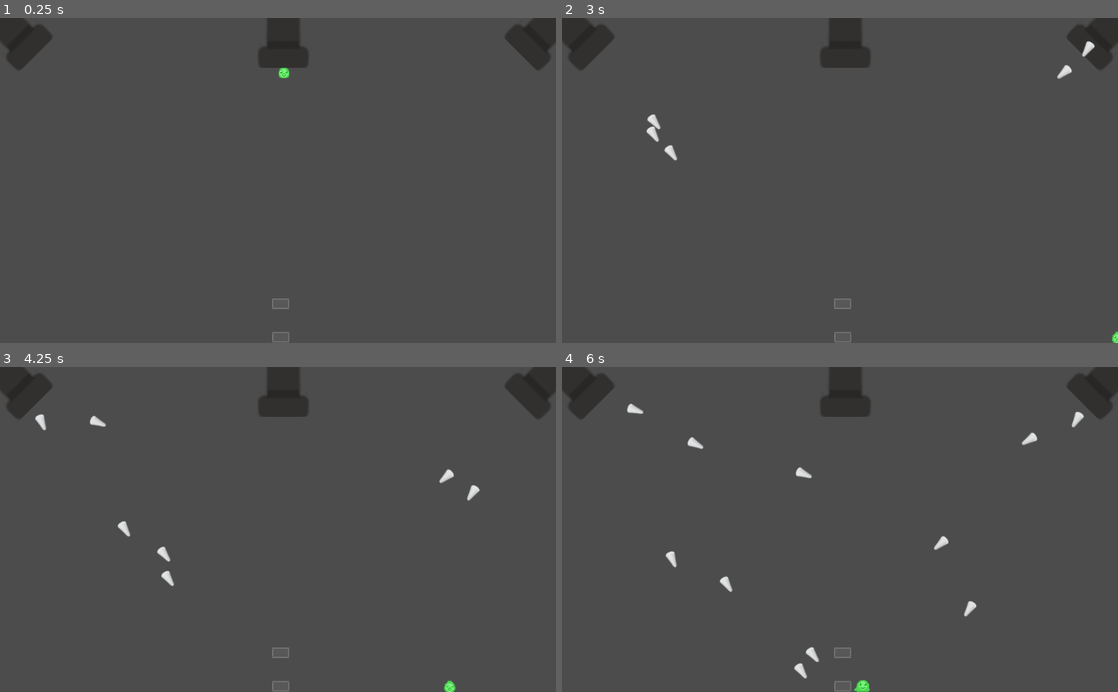
Above: before the commit, frames 1-4 (two rows, left to right).
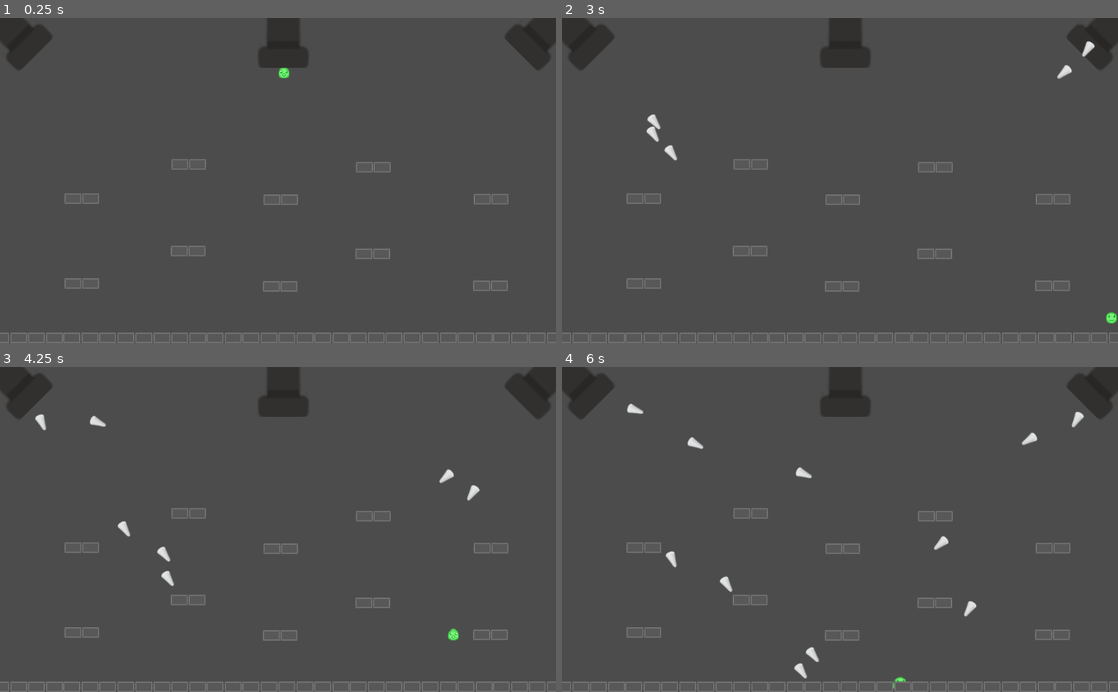
Above: after the commit, the same moments.

Repository: Aasherknight/Slimy
Game: Godot game, scene res://main.tscn
Two runs of this game, one before a commit and one after it. Both use one fixed random seed, a clock stepped at 60 frames per second and the inputs below.
Inputs:
- Up to frame 1 (0.25 s): no input
- Up to frame 2 (3 s): hold Right (ui_right) 0.53-1.28 s; hold Down (ui_down) 1.28-2.03 s; hold Right (ui_right) 2.03-2.78 s; hold Up (ui_up) from 2.78 s (still down)
- Up to frame 3 (4.25 s): release Up (ui_up) at 3.53 s; hold Left (ui_left) from 3.53 s (still down)
- Up to frame 4 (6 s): release Left (ui_left) at 5.03 s; hold Down (ui_down) 5.03-5.78 s; hold Right (ui_right) from 5.78 s (still down)

The runs differ from the first frame. In frame 1, 1.6% of the frame differs, in the area x 0-100%, y 43-100%; in frame 2, 1.7%; in frame 3, 1.7%; in frame 4, 1.7%.

Commit message:
platforming area
enables basic movement around the arena

Diff:
--- a/main.gd
+++ b/main.gd
@@ -28,9 +28,6 @@
 		$Player.respawn()
 
 func new_game():
-	$Platform1.make_static()
-	$Platform2.make_static()
-	$Platform2.scale.x = 10
 	lives = 3
 	score = 0
 	$Player.start($startPosition.position)
--- a/main.tscn
+++ b/main.tscn
@@ -7,97 +7,316 @@
 [ext_resource path="res://platform.tscn" type="PackedScene" id=5]
 [ext_resource path="res://platform.gd" type="Script" id=6]
 
-[node name="Node" type="Node" index="0"]
-
+[node name="Node" type="Node"]
 script = ExtResource( 1 )
 __meta__ = {
 "_edit_horizontal_guides_": [  ],
 "_edit_vertical_guides_": [ 1024.41 ]
 }
 Spikes = ExtResource( 2 )
-Platform = null
-
-[node name="mobTimer" type="Timer" parent="." index="0"]
-
-process_mode = 1
+
+[node name="mobTimer" type="Timer" parent="."]
 wait_time = 0.5
-one_shot = false
-autostart = false
-
-[node name="startTimer" type="Timer" parent="." index="1"]
-
-process_mode = 1
+
+[node name="startTimer" type="Timer" parent="."]
 wait_time = 0.5
 one_shot = true
-autostart = false
-
-[node name="scoreTimer" type="Timer" parent="." index="2"]
-
-process_mode = 1
+
+[node name="scoreTimer" type="Timer" parent="."]
 wait_time = 0.25
-one_shot = false
-autostart = false
-
-[node name="startPosition" type="Position2D" parent="." index="3"]
-
+
+[node name="startPosition" type="Position2D" parent="."]
 position = Vector2( 523.552, 70.3864 )
 scale = Vector2( 0.831027, 0.645731 )
-_sections_unfolded = [ "Transform" ]
-
-[node name="Player" parent="." index="4" instance=ExtResource( 3 )]
-
+
+[node name="Player" parent="." instance=ExtResource( 3 )]
 position = Vector2( 522.085, 32.3428 )
 scale = Vector2( 2.40474, 2.40221 )
 
-[node name="Pipe1" type="Position2D" parent="." index="5"]
-
+[node name="Pipe1" type="Position2D" parent="."]
 position = Vector2( 968.573, 58.0559 )
-_sections_unfolded = [ "Transform" ]
-
-[node name="Pipe2" type="Position2D" parent="." index="6"]
-
+
+[node name="Pipe2" type="Position2D" parent="."]
 position = Vector2( 54.7978, 56.4268 )
-_sections_unfolded = [ "Transform" ]
-
-[node name="Sprite" type="Sprite" parent="." index="7"]
-
+
+[node name="Sprite" type="Sprite" parent="."]
 position = Vector2( 992.669, 33.258 )
 rotation = 0.785398
 scale = Vector2( 0.75, 0.75 )
 texture = ExtResource( 4 )
-_sections_unfolded = [ "Offset", "Transform" ]
-
-[node name="Sprite2" type="Sprite" parent="." index="8"]
-
+
+[node name="Sprite2" type="Sprite" parent="."]
 position = Vector2( 521.906, 43.9553 )
 scale = Vector2( 0.75, 0.75 )
 texture = ExtResource( 4 )
-_sections_unfolded = [ "Offset", "Transform" ]
-
-[node name="Sprite3" type="Sprite" parent="." index="9"]
-
+
+[node name="Sprite3" type="Sprite" parent="."]
 position = Vector2( 33.258, 33.258 )
 rotation = -0.785398
 scale = Vector2( 0.75, 0.75 )
 texture = ExtResource( 4 )
-_sections_unfolded = [ "Offset", "Transform" ]
-
-[node name="Platform1" parent="." index="10" instance=ExtResource( 5 )]
-
-position = Vector2( 516.744, 527.535 )
-can_sleep = false
-script = ExtResource( 6 )
-
-[node name="Platform2" parent="." index="11" instance=ExtResource( 5 )]
-
-position = Vector2( 517.158, 589.34 )
+
+[node name="Platform1" parent="." instance=ExtResource( 5 )]
+position = Vector2( 532.295, 495.531 )
+can_sleep = false
+script = ExtResource( 6 )
+
+[node name="Platform50" parent="." instance=ExtResource( 5 )]
+position = Vector2( 919.664, 494.478 )
+can_sleep = false
+script = ExtResource( 6 )
+
+[node name="Platform40" parent="." instance=ExtResource( 5 )]
+position = Vector2( 533.348, 335.531 )
+can_sleep = false
+script = ExtResource( 6 )
+
+[node name="Platform52" parent="." instance=ExtResource( 5 )]
+position = Vector2( 920.716, 334.478 )
+can_sleep = false
+script = ExtResource( 6 )
+
+[node name="Platform48" parent="." instance=ExtResource( 5 )]
+position = Vector2( 167.032, 333.426 )
+can_sleep = false
+script = ExtResource( 6 )
+
+[node name="Platform36" parent="." instance=ExtResource( 5 )]
+position = Vector2( 702.822, 435.531 )
+can_sleep = false
+script = ExtResource( 6 )
+
+[node name="Platform44" parent="." instance=ExtResource( 5 )]
+position = Vector2( 703.874, 275.531 )
+can_sleep = false
+script = ExtResource( 6 )
+
+[node name="Platform38" parent="." instance=ExtResource( 5 )]
+position = Vector2( 362.822, 430.268 )
+can_sleep = false
+script = ExtResource( 6 )
+
+[node name="Platform43" parent="." instance=ExtResource( 5 )]
+position = Vector2( 363.874, 270.268 )
+can_sleep = false
+script = ExtResource( 6 )
+
+[node name="Platform47" parent="." instance=ExtResource( 5 )]
+position = Vector2( 167.032, 490.268 )
+can_sleep = false
+script = ExtResource( 6 )
+
+[node name="Platform4" parent="." instance=ExtResource( 5 )]
+position = Vector2( 499.715, 495.531 )
+can_sleep = false
+script = ExtResource( 6 )
+
+[node name="Platform49" parent="." instance=ExtResource( 5 )]
+position = Vector2( 887.083, 494.478 )
+can_sleep = false
+script = ExtResource( 6 )
+
+[node name="Platform39" parent="." instance=ExtResource( 5 )]
+position = Vector2( 500.768, 335.531 )
+can_sleep = false
+script = ExtResource( 6 )
+
+[node name="Platform51" parent="." instance=ExtResource( 5 )]
+position = Vector2( 888.136, 334.478 )
+can_sleep = false
+script = ExtResource( 6 )
+
+[node name="Platform45" parent="." instance=ExtResource( 5 )]
+position = Vector2( 134.452, 333.426 )
+can_sleep = false
+script = ExtResource( 6 )
+
+[node name="Platform35" parent="." instance=ExtResource( 5 )]
+position = Vector2( 670.241, 435.531 )
+can_sleep = false
+script = ExtResource( 6 )
+
+[node name="Platform41" parent="." instance=ExtResource( 5 )]
+position = Vector2( 671.294, 275.531 )
+can_sleep = false
+script = ExtResource( 6 )
+
+[node name="Platform37" parent="." instance=ExtResource( 5 )]
+position = Vector2( 330.241, 430.268 )
+can_sleep = false
+script = ExtResource( 6 )
+
+[node name="Platform42" parent="." instance=ExtResource( 5 )]
+position = Vector2( 331.294, 270.268 )
+can_sleep = false
+script = ExtResource( 6 )
+
+[node name="Platform46" parent="." instance=ExtResource( 5 )]
+position = Vector2( 134.452, 490.268 )
+can_sleep = false
+script = ExtResource( 6 )
+
+[node name="Platform2" parent="." instance=ExtResource( 5 )]
+position = Vector2( 692.947, 590.393 )
+can_sleep = false
+script = ExtResource( 6 )
+
+[node name="Platform22" parent="." instance=ExtResource( 5 )]
+position = Vector2( 165.662, 590.521 )
+can_sleep = false
+script = ExtResource( 6 )
+
+[node name="Platform11" parent="." instance=ExtResource( 5 )]
+position = Vector2( 956.847, 590.393 )
+can_sleep = false
+script = ExtResource( 6 )
+
+[node name="Platform34" parent="." instance=ExtResource( 5 )]
+position = Vector2( 429.562, 590.521 )
+can_sleep = false
+script = ExtResource( 6 )
+
+[node name="Platform7" parent="." instance=ExtResource( 5 )]
+position = Vector2( 561.812, 590.393 )
+can_sleep = false
+script = ExtResource( 6 )
+
+[node name="Platform30" parent="." instance=ExtResource( 5 )]
+position = Vector2( 34.5264, 590.521 )
+can_sleep = false
+script = ExtResource( 6 )
+
+[node name="Platform15" parent="." instance=ExtResource( 5 )]
+position = Vector2( 825.712, 590.393 )
+can_sleep = false
+script = ExtResource( 6 )
+
+[node name="Platform28" parent="." instance=ExtResource( 5 )]
+position = Vector2( 298.426, 590.521 )
+can_sleep = false
+script = ExtResource( 6 )
+
+[node name="Platform5" parent="." instance=ExtResource( 5 )]
+position = Vector2( 758.922, 590.393 )
+can_sleep = false
+script = ExtResource( 6 )
+
+[node name="Platform29" parent="." instance=ExtResource( 5 )]
+position = Vector2( 231.637, 590.521 )
+can_sleep = false
+script = ExtResource( 6 )
+
+[node name="Platform14" parent="." instance=ExtResource( 5 )]
+position = Vector2( 1022.82, 590.393 )
+can_sleep = false
+script = ExtResource( 6 )
+
+[node name="Platform26" parent="." instance=ExtResource( 5 )]
+position = Vector2( 495.537, 590.521 )
+can_sleep = false
+script = ExtResource( 6 )
+
+[node name="Platform9" parent="." instance=ExtResource( 5 )]
+position = Vector2( 627.787, 590.393 )
+can_sleep = false
+script = ExtResource( 6 )
+
+[node name="Platform33" parent="." instance=ExtResource( 5 )]
+position = Vector2( 100.501, 590.521 )
+can_sleep = false
+script = ExtResource( 6 )
+
+[node name="Platform18" parent="." instance=ExtResource( 5 )]
+position = Vector2( 891.687, 590.393 )
+can_sleep = false
+script = ExtResource( 6 )
+
+[node name="Platform19" parent="." instance=ExtResource( 5 )]
+position = Vector2( 364.401, 590.521 )
+can_sleep = false
+script = ExtResource( 6 )
+
+[node name="Platform3" parent="." instance=ExtResource( 5 )]
+position = Vector2( 659.553, 590.393 )
+can_sleep = false
+script = ExtResource( 6 )
+
+[node name="Platform32" parent="." instance=ExtResource( 5 )]
+position = Vector2( 132.267, 590.521 )
+can_sleep = false
+script = ExtResource( 6 )
+
+[node name="Platform17" parent="." instance=ExtResource( 5 )]
+position = Vector2( 923.453, 590.393 )
+can_sleep = false
+script = ExtResource( 6 )
+
+[node name="Platform20" parent="." instance=ExtResource( 5 )]
+position = Vector2( 396.167, 590.521 )
+can_sleep = false
+script = ExtResource( 6 )
+
+[node name="Platform10" parent="." instance=ExtResource( 5 )]
+position = Vector2( 528.417, 590.393 )
+can_sleep = false
+script = ExtResource( 6 )
+
+[node name="Platform31" parent="." instance=ExtResource( 5 )]
+position = Vector2( 1.13162, 590.521 )
+can_sleep = false
+script = ExtResource( 6 )
+
+[node name="Platform16" parent="." instance=ExtResource( 5 )]
+position = Vector2( 792.317, 590.393 )
+can_sleep = false
+script = ExtResource( 6 )
+
+[node name="Platform21" parent="." instance=ExtResource( 5 )]
+position = Vector2( 265.032, 590.521 )
+can_sleep = false
+script = ExtResource( 6 )
+
+[node name="Platform6" parent="." instance=ExtResource( 5 )]
+position = Vector2( 725.528, 590.393 )
+can_sleep = false
+script = ExtResource( 6 )
+
+[node name="Platform25" parent="." instance=ExtResource( 5 )]
+position = Vector2( 198.242, 590.521 )
+can_sleep = false
+script = ExtResource( 6 )
+
+[node name="Platform13" parent="." instance=ExtResource( 5 )]
+position = Vector2( 989.427, 590.393 )
+can_sleep = false
+script = ExtResource( 6 )
+
+[node name="Platform23" parent="." instance=ExtResource( 5 )]
+position = Vector2( 462.142, 590.521 )
+can_sleep = false
+script = ExtResource( 6 )
+
+[node name="Platform8" parent="." instance=ExtResource( 5 )]
+position = Vector2( 594.392, 590.393 )
+can_sleep = false
+script = ExtResource( 6 )
+
+[node name="Platform24" parent="." instance=ExtResource( 5 )]
+position = Vector2( 67.1066, 590.521 )
+can_sleep = false
+script = ExtResource( 6 )
+
+[node name="Platform12" parent="." instance=ExtResource( 5 )]
+position = Vector2( 858.292, 590.393 )
+can_sleep = false
+script = ExtResource( 6 )
+
+[node name="Platform27" parent="." instance=ExtResource( 5 )]
+position = Vector2( 331.006, 590.521 )
 can_sleep = false
 script = ExtResource( 6 )
 
 [connection signal="timeout" from="mobTimer" to="." method="_on_mobTimer_timeout"]
-
 [connection signal="timeout" from="startTimer" to="." method="_on_startTimer_timeout"]
-
 [connection signal="timeout" from="scoreTimer" to="." method="_on_scoreTimer_timeout"]
-
 [connection signal="hit" from="Player" to="." method="game_over"]
--- a/platform.gd
+++ b/platform.gd
@@ -10,7 +10,7 @@
 var plattype #tracks what platform this object is
 
 func _ready():
-	pass
+	make_static()
 
 func make_static():
 	$AnimatedSprite.animation = "static"
--- a/project.godot
+++ b/project.godot
@@ -6,7 +6,12 @@
 ;   [section] ; section goes between []
 ;   param=value ; assign values to parameters
 
-config_version=3
+config_version=4
+
+_global_script_classes=[  ]
+_global_script_class_icons={
+
+}
 
 [application]
 
Not shown, changed: art/CaveBackdrop.png.import
Not shown, changed: art/CaveRocks1.png.import
Not shown, changed: art/CaveRocks2.png.import
Not shown, changed: art/bat_flap.png.import
Not shown, changed: art/bat_flap2.png.import
Not shown, changed: art/bat_flap3.png.import
Not shown, changed: art/bat_land.png.import
Not shown, changed: art/dividingjelly.png.import
Not shown, changed: art/fall1.png.import
Not shown, changed: art/hazard.png.import
Not shown, changed: art/imp_stand.png.import
Not shown, changed: art/imp_walk1.png.import
(and 22 more such lines)
